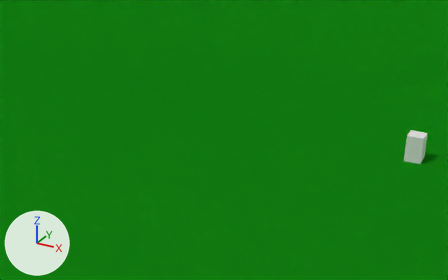
The Blender file 3DGameSettings.blend: old version first, new version second.
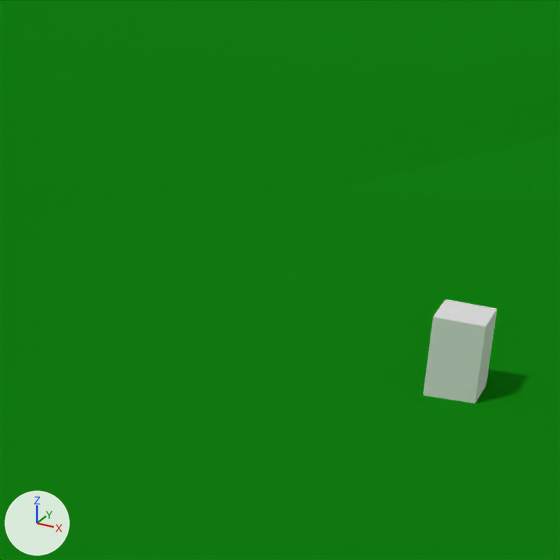
Each version appears first from a camera (50 mm lens) standing at (12.9, -64.7, 23.6) and looking at (-4.3, -33.4, 7.9), and next in a close-up on the part from 60% to 100% of the width and 12% to 77% of the height. Arrows for +X, +Y and +Z are at lower left; the lights stay in place.

The older version as bpy lines, for what is in view:
```python
me_ground = bpy.data.meshes.new('Ground')
me_ground.from_pydata(...)  # 17161 vertices, 16900 faces; spans x -514.0..514.0, y -514.0..514.0, z -38.0..411.0
# faces by material slot: [11762, 1218, 3920]
me_ground.materials.append(mat_grass1)  # green #138513
me_ground.materials.append(mat_snow1)  # white #ffffff
me_ground.materials.append(mat_stone1)  # grey #7c7c7c
me_player = bpy.data.meshes.new('Player')
me_player.from_pydata(...)  # a box spanning x -0.5..0.5, y -0.5..0.5, z -0.9..0.9
me_player.materials.append(mat_material)  # white #e7e7e7
ob_ground = bpy.data.objects.new('Ground', me_ground)
ob_ground.location = (0.0, 0.0, 8.0)
ob_player = bpy.data.objects.new('Player', me_player)
ob_player.location = (6.53, -28.95, 8.01)
```
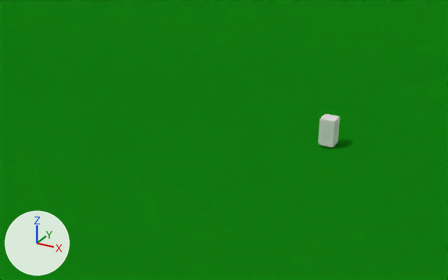
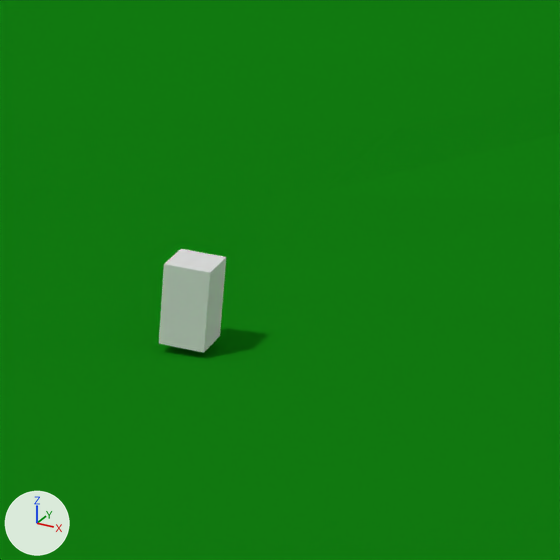
Boxes (x1, y1, x2, y2) around the edits, measured in the close-ups (560 x 560 px):
'Player', moved: before (423, 299, 497, 403); after (159, 249, 226, 353)

Edits to the bpy script that builds the scene:
```text
Change ob_player:
    ob_player.location: (6.53, -28.95, 8.01) -> (0.97, -28.85, 8.01)
```
